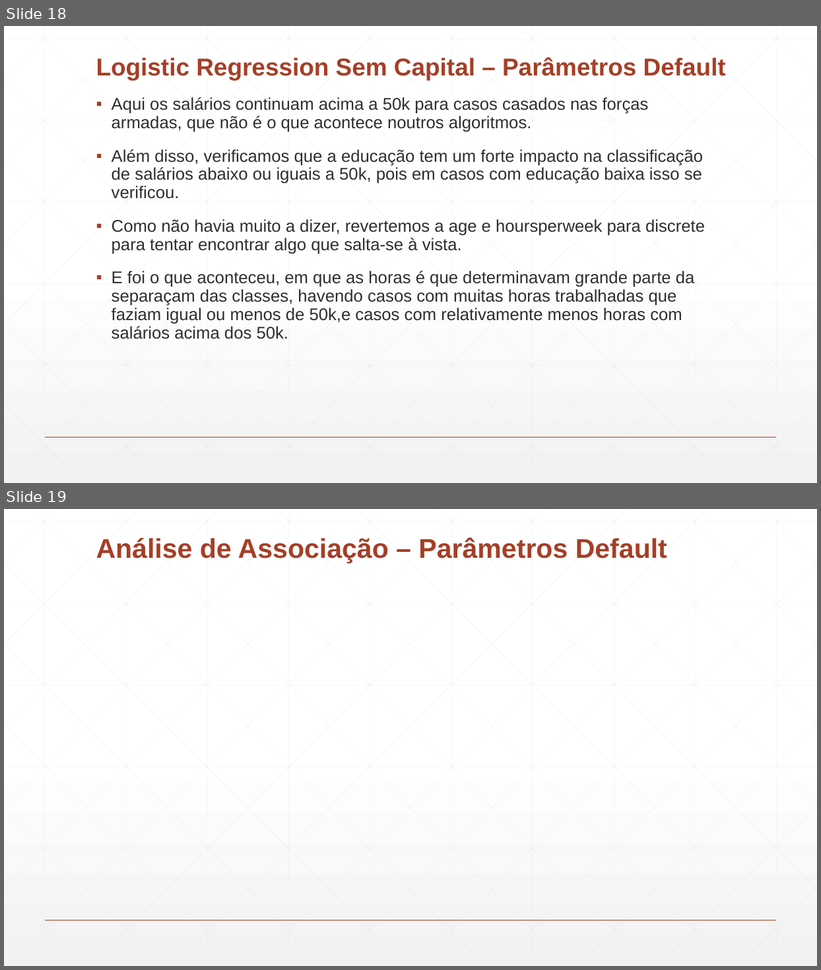
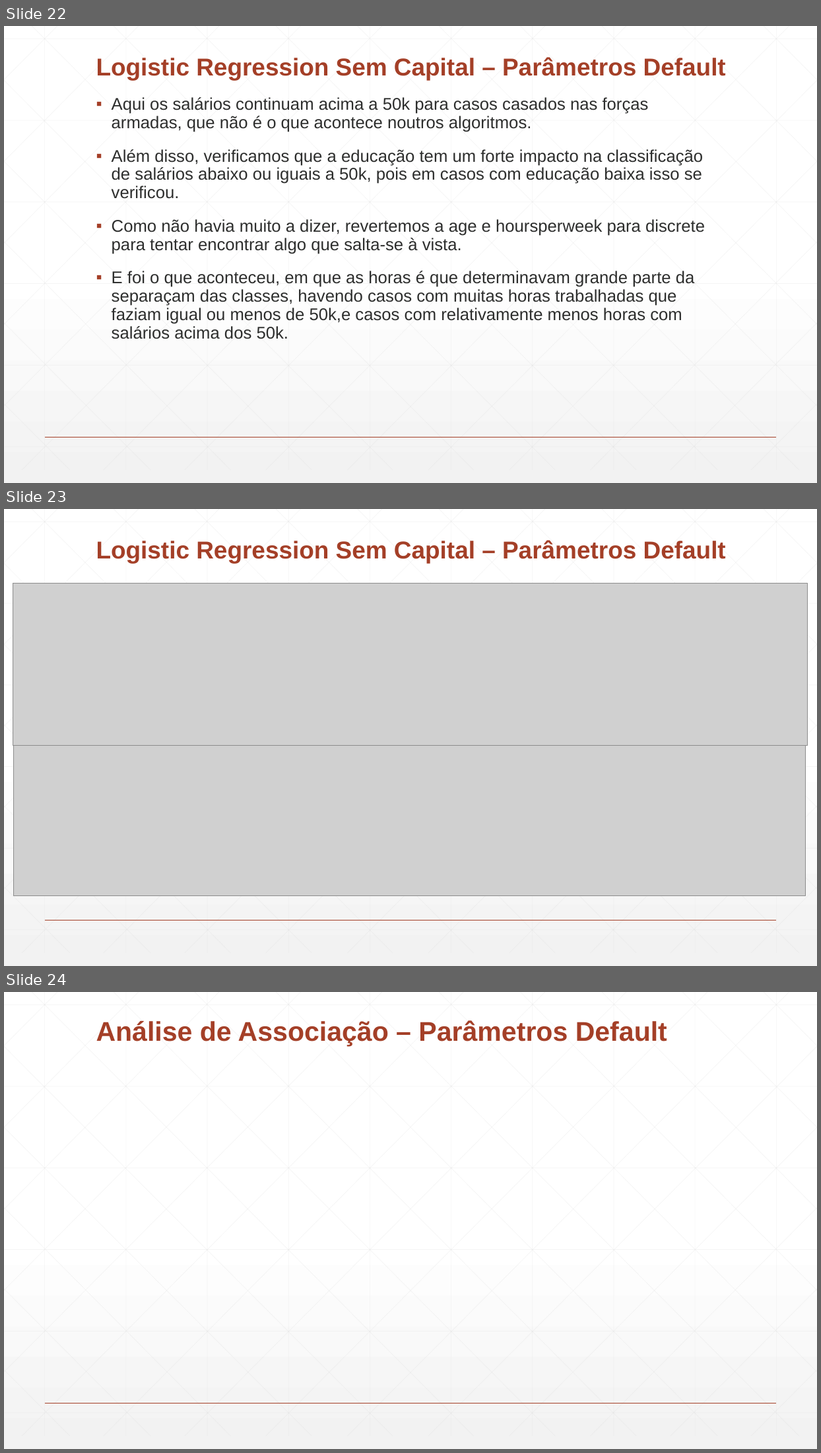
Before and after one commit to Paulitchos/SI_2_TP, a slide deck: Parte_2/DataMining.pptx. Shown one above the other, each under a label of ours: slides 18 and 19 before the commit, slides 22, 23 and 24 after it. The pictures are 821x970 and 821x1453 pixels, drawn with LibreOffice and Linux fonts; fonts in the diff are those of the drawing; grey boxes stand for pictures. Boxes give left, top, right and bottom in pixels: in the first picture for what was removed or moved away, otherwise in the second. Text is boxed around its words. In the diff, an @@ line names an element or a change of style, - is before the commit and + after.

```diff
--- a/Parte_2/DataMining.pptx
+++ b/Parte_2/DataMining.pptx
@@ slide 23 added at box(4, 509, 817, 966), background gradient #FFFFFF to #F2F2F2; not listed: 47 template elements that a slide beside it also shows @@
@@ title added at box(96, 540, 726, 563), 28.8 pt, text #A43F27, bold @@
+Logistic Regression Sem Capital – Parâmetros Default
@@ picture added at box(13, 583, 807, 746) @@
@@ picture added at box(14, 746, 805, 896) @@
@@ what was slide 18 is now slide 22 @@
@@ what was slide 19 is now slide 24 @@
```
Also in this commit, not shown: 1 slide changed, 7 other slides added, 3 other files.
